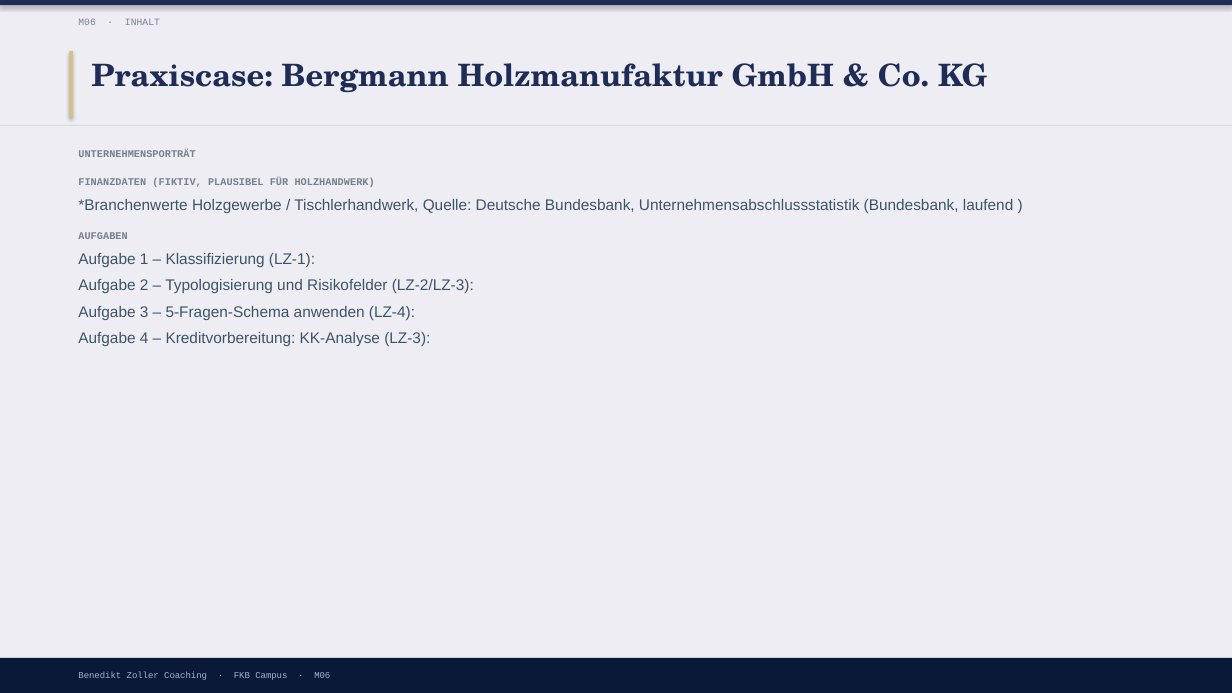
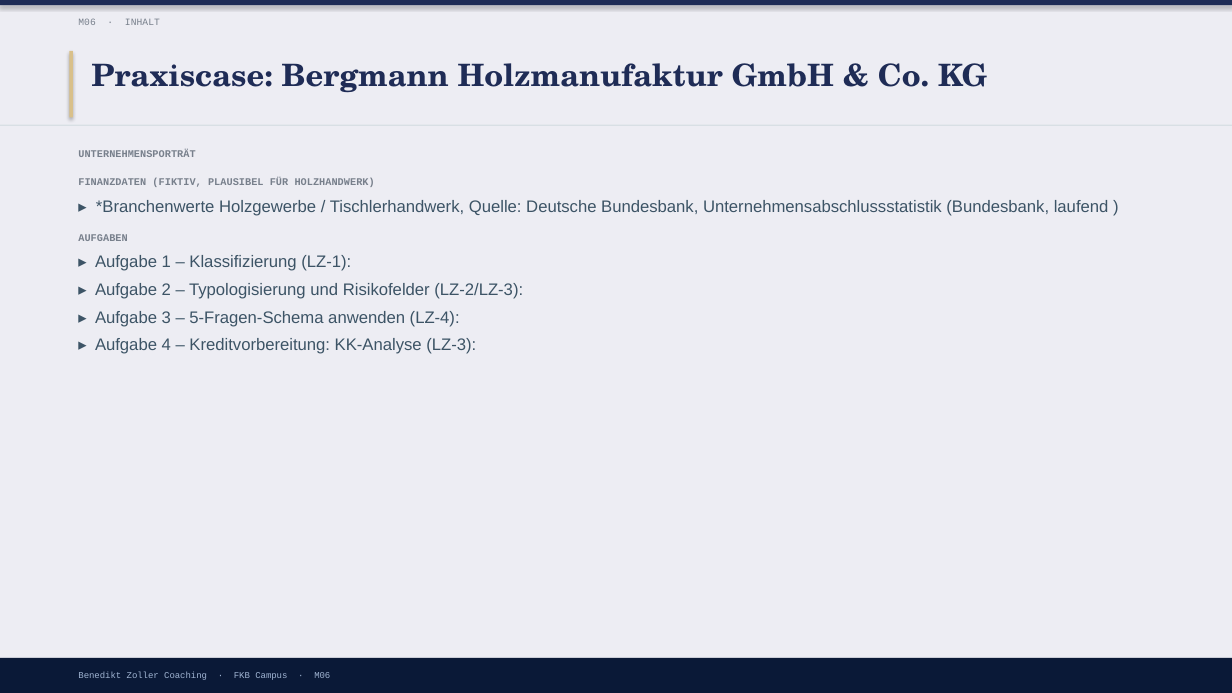
Before and after one commit to ck5rqc47pr-byte/firmenkundenakademie-online, a slide deck: slide 12 of protected-downloads/praesentation/M06.pptx (slide 9 before the commit). Drawn at 1232x693 pixels with LibreOffice and Linux fonts; fonts in the diff are those of the drawing. Boxes give left, top, right and bottom in pixels: in the first picture for what was removed or moved away, otherwise in the second. Text is boxed around its words. In the diff, an @@ line names an element or a change of style, - is before the commit and + after.

```diff
--- a/protected-downloads/praesentation/M06.pptx
+++ b/protected-downloads/praesentation/M06.pptx
@@ text at (96, 200, 1109, 216): text changed; size 12 to 13 pt @@
-*Branchenwerte Holzgewerbe / Tischlerhandwerk, Quelle: Deutsche Bundesbank, Unternehmensabschlussstatistik (Bundesbank, laufend )
+▸ *Branchenwerte Holzgewerbe / Tischlerhandwerk, Quelle: Deutsche Bundesbank, Unternehmensabschlussstatistik (Bundesbank, laufend )
@@ text at (95, 255, 523, 354): text changed; size 12 to 13 pt @@
-Aufgabe 1 – Klassifizierung (LZ-1):
-Aufgabe 2 – Typologisierung und Risikofelder (LZ-2/LZ-3):
-Aufgabe 3 – 5-Fragen-Schema anwenden (LZ-4):
-Aufgabe 4 – Kreditvorbereitung: KK-Analyse (LZ-3):
+▸ Aufgabe 1 – Klassifizierung (LZ-1):
+▸ Aufgabe 2 – Typologisierung und Risikofelder (LZ-2/LZ-3):
+▸ Aufgabe 3 – 5-Fragen-Schema anwenden (LZ-4):
+▸ Aufgabe 4 – Kreditvorbereitung: KK-Analyse (LZ-3):
```
Also in this commit, not shown: 3 other slides changed, 4 slides added, 21 other files.
